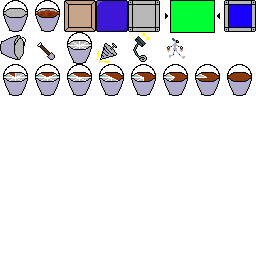
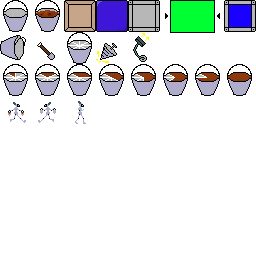
Comparing the layer stacks of the two 256×256 images. Changes:
painted on "Background" over 8, 38, 185, 124
